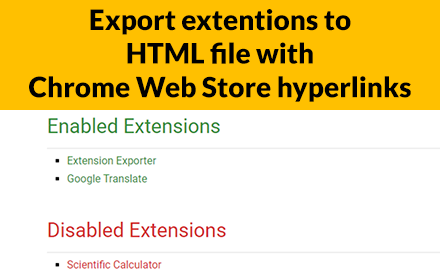
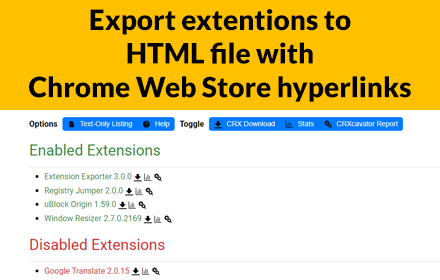
Layered file, before and after one edit (w=440, h=280). Changes by layer:
removed layer "Boomarks_HTML" over (x1=29, y1=117, x2=440, y2=276)
added layer "html" above "Layer 0" over (x1=29, y1=117, x2=440, y2=276)
